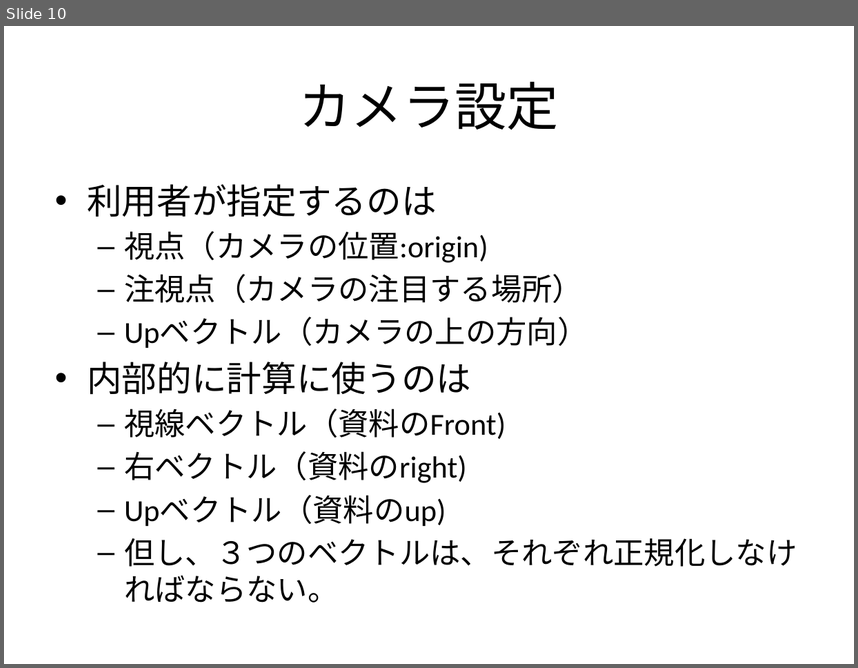
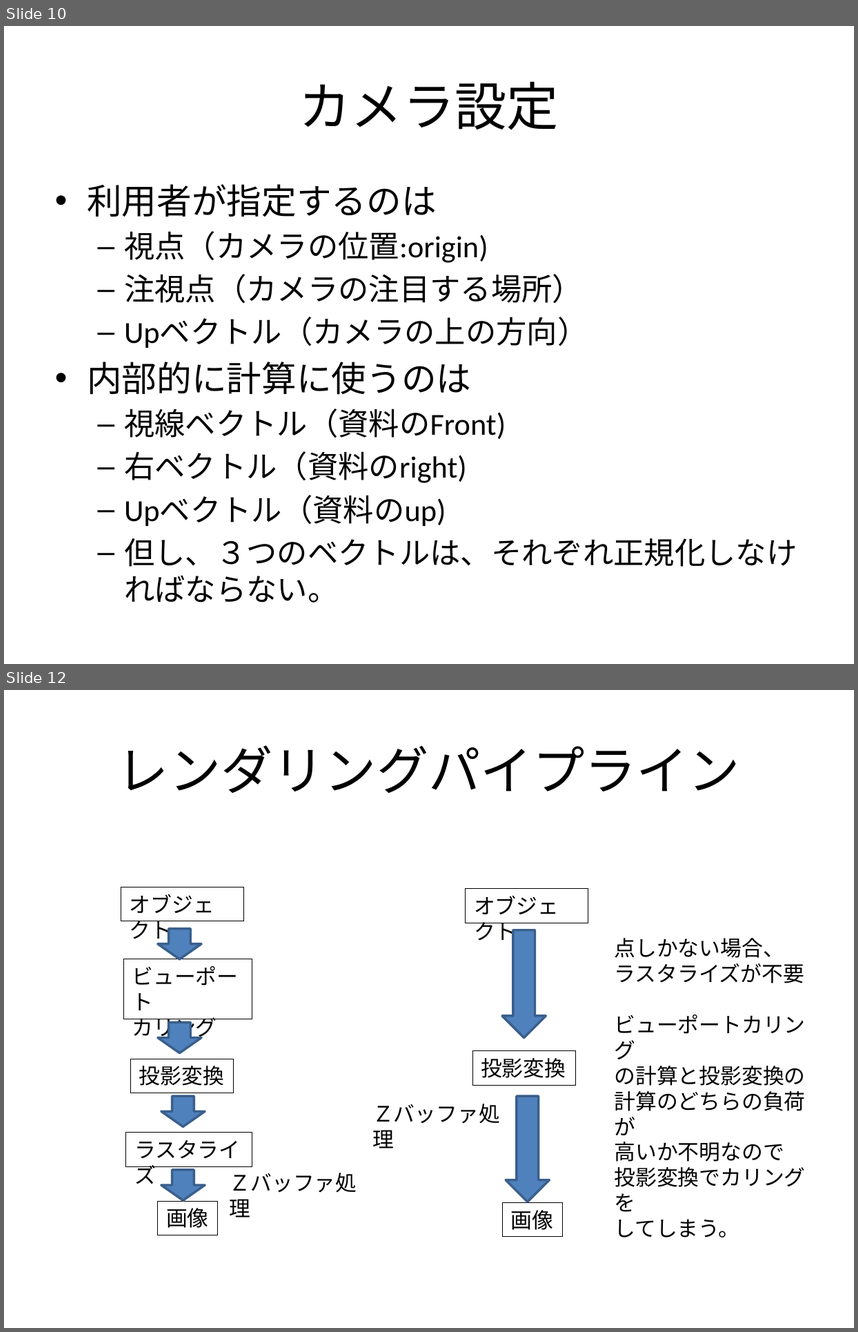
Before and after one commit to tymob/standard_render, a slide deck: Design20161208.pptx. Shown one above the other, each under a label of ours: slide 10 before the commit, slides 10 and 12 after it; the slides between them are not shown. The pictures are 858x668 and 858x1332 pixels, drawn with LibreOffice and Linux fonts; fonts in the diff are those of the drawing. Boxes give left, top, right and bottom in pixels: in the first picture for what was removed or moved away, otherwise in the second. Text is boxed around its words. In the diff, an @@ line names an element or a change of style, - is before the commit and + after.

```diff
--- a/Design20161208.pptx
+++ b/Design20161208.pptx
@@ slide 12 added at <box>4,690,854,1328</box>, background #FFFFFF @@
@@ title added at <box>117,745,740,793</box>, 44 pt, text #000000 @@
+レンダリングパイプライン
@@ rectangle added at <box>121,887,243,921</box>, outline #000000 0.75 pt, 18 pt, text #000000 @@
+オブジェクト
@@ rectangle added at <box>466,888,588,922</box>, outline #000000 0.75 pt, 18 pt, text #000000 @@
+オブジェクト
@@ down arrow added at <box>158,929,201,960</box>, fill #4F81BD, outline #3A5F8C 2 pt @@
@@ down arrow added at <box>502,929,546,1037</box>, fill #4F81BD, outline #3A5F8C 2 pt @@
@@ text added at <box>614,938,805,1237</box>, 18 pt, text #000000 @@
+点しかない場合、
+ラスタライズが不要
+ビューポートカリング
+の計算と投影変換の
+計算のどちらの負荷が
+高いか不明なので
+投影変換でカリングを
+してしまう。
@@ rectangle added at <box>124,958,252,1019</box>, outline #000000 0.75 pt, 18 pt, text #000000 @@
+ビューポート
+カリング
@@ down arrow added at <box>158,1023,201,1053</box>, fill #4F81BD, outline #3A5F8C 2 pt @@
@@ rectangle added at <box>131,1059,234,1093</box>, outline #000000 0.75 pt, 18 pt, text #000000 @@
+投影変換
@@ rectangle added at <box>473,1050,575,1085</box>, outline #000000 0.75 pt, 18 pt, text #000000 @@
+投影変換
@@ down arrow added at <box>161,1096,205,1126</box>, fill #4F81BD, outline #3A5F8C 2 pt @@
@@ text added at <box>364,1096,509,1130</box>, 18 pt, text #000000 @@
+Ｚバッファ処理
@@ down arrow added at <box>506,1096,549,1201</box>, fill #4F81BD, outline #3A5F8C 2 pt @@
@@ rectangle added at <box>126,1132,252,1166</box>, outline #000000 0.75 pt, 18 pt, text #000000 @@
+ラスタライズ
@@ text added at <box>221,1165,366,1199</box>, 18 pt, text #000000 @@
+Ｚバッファ処理
@@ down arrow added at <box>161,1170,205,1200</box>, fill #4F81BD, outline #3A5F8C 2 pt @@
@@ rectangle added at <box>158,1201,218,1235</box>, outline #000000 0.75 pt, 18 pt, text #000000 @@
+画像
@@ rectangle added at <box>502,1202,562,1236</box>, outline #000000 0.75 pt, 18 pt, text #000000 @@
+画像
```
Also in this commit, not shown: 1 slide changed, 6 other slides added.
